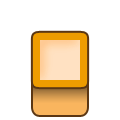
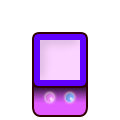
Layer changes from the first w=120, h=120 image to the second:
removed layer "Слой 2" over [40,40,80,80]
renamed "Слой 1" to "..", opacity 37% → 100%, painted on it over [40,40,80,102]
painted on "Фигура 2" over [40,40,80,80]
painted on "Фигура 3" over [30,30,90,90]
"Градиентная заливка 1": opacity 58% → 100%, painted on it over [33,81,87,103]
painted on "Фигура 5" over [31,71,89,117]
